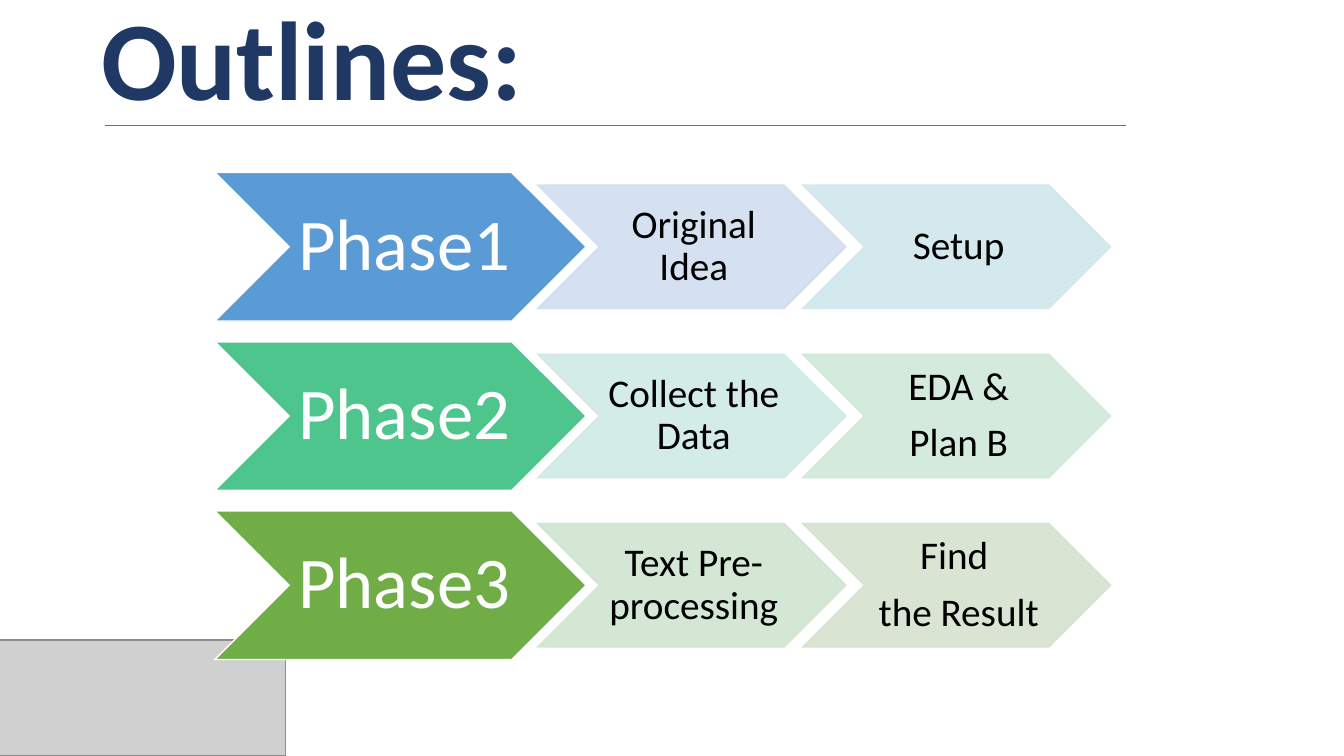
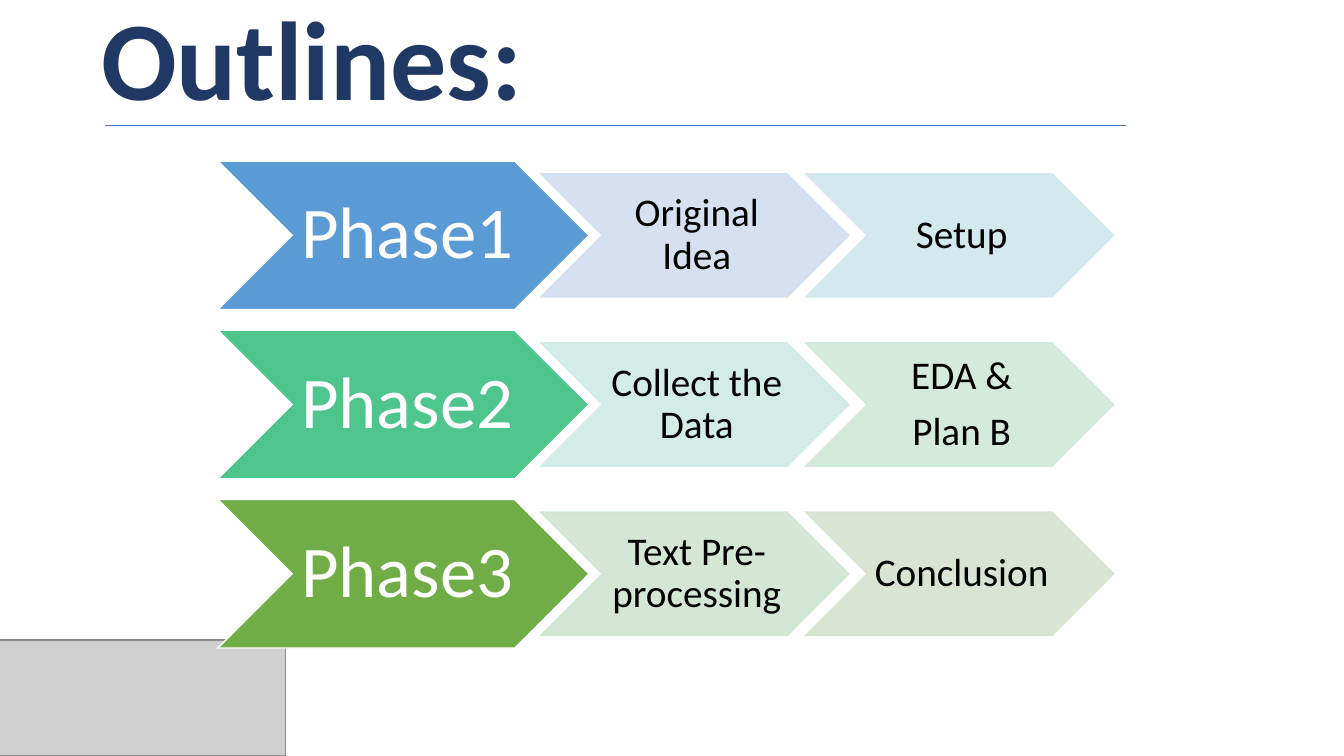
Before and after one commit to samah-balkhair/Tweets_Opinions, a slide deck: slide 2 of presentation/MIDS_SamahBalkhair_Tweets_Opinions.pptx. Drawn at 1344x756 pixels with LibreOffice and Linux fonts; fonts in the diff are those of the drawing; grey boxes stand for pictures. Boxes give left, top, right and bottom in pixels: in the first picture for what was removed or moved away, otherwise in the second. Text is boxed around its words. In the diff, an @@ line names an element or a change of style, - is before the commit and + after.

```diff
--- a/presentation/MIDS_SamahBalkhair_Tweets_Opinions.pptx
+++ b/presentation/MIDS_SamahBalkhair_Tweets_Opinions.pptx
@@ chevron: place and size @@
-chevron at [538,186,847,309]
+chevron at [540,173,849,296]
@@ 2 texts, 1 chevron: place and size @@
-2 texts, 1 chevron at [632,186,1111,309]
+2 texts, 1 chevron at [635,173,1114,296]
@@ chevron: place and size @@
-chevron at [538,355,847,478]
+chevron at [540,343,849,466]
@@ 6 texts, 5 chevrons: place and size @@
-6 texts, 5 chevrons at [215,172,1111,659]
+6 texts, 5 chevrons at [218,161,1114,648]
@@ chevron: place and size @@
-chevron at [538,523,847,646]
+chevron at [540,512,849,635]
@@ text added at [875,558,1049,587], 28 pt, text #000000 @@
+Conclusion
@@ text removed at [879,541,1039,627] @@
-Find
-the Result
```
Also in this commit, not shown: 8 other slides changed, 7 slides added, 1 slide removed, 6 other files.
